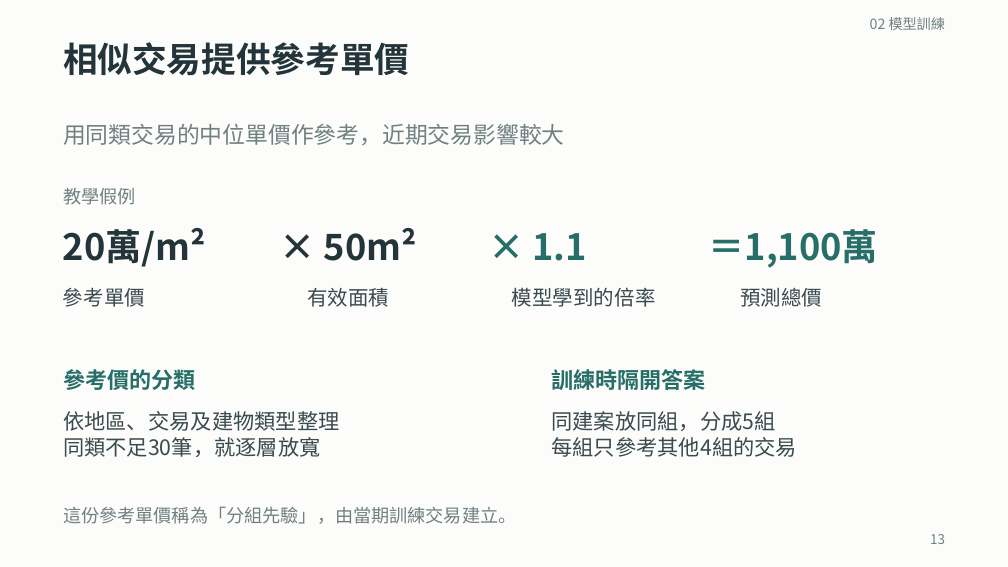
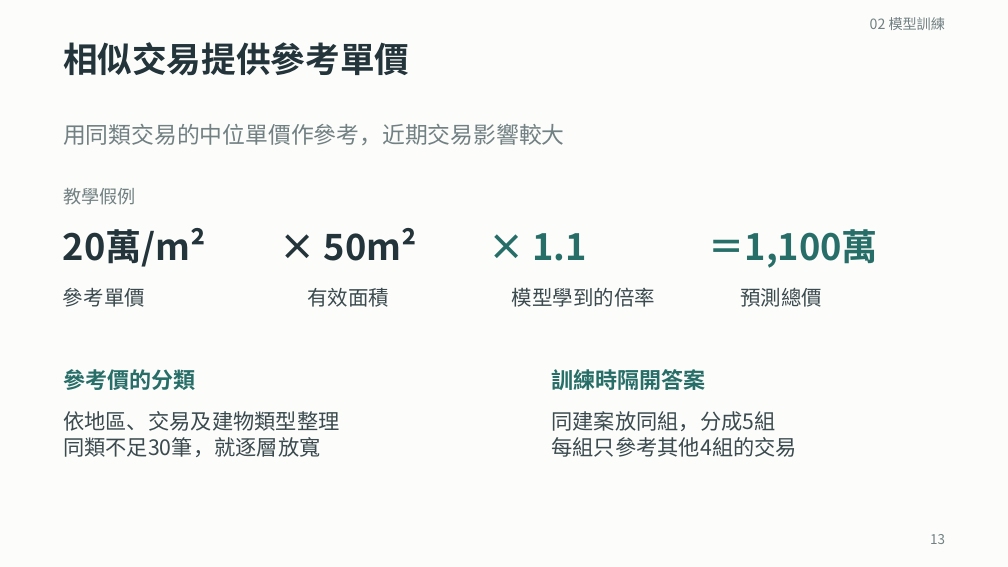
Before and after one commit to ziyi930108/nycu-house-price-regression, a slide deck: slide 13 of teaching/final_presentation/台灣房屋銷售價格預測挑戰賽_上台簡報.pptx. Drawn at 1008x567 pixels with LibreOffice and Linux fonts; fonts in the diff are those of the drawing. Boxes give left, top, right and bottom in pixels: in the first picture for what was removed or moved away, otherwise in the second. Text is boxed around its words. In the diff, an @@ line names an element or a change of style, - is before the commit and + after.

```diff
--- a/teaching/final_presentation/台灣房屋銷售價格預測挑戰賽_上台簡報.pptx
+++ b/teaching/final_presentation/台灣房屋銷售價格預測挑戰賽_上台簡報.pptx
@@ text removed at [63, 506, 516, 524] @@
-這份參考單價稱為「分組先驗」，由當期訓練交易建立。
```
Also in this commit, not shown: 14 other slides changed, 1 slide added, 4 slides removed, 52 other files.
